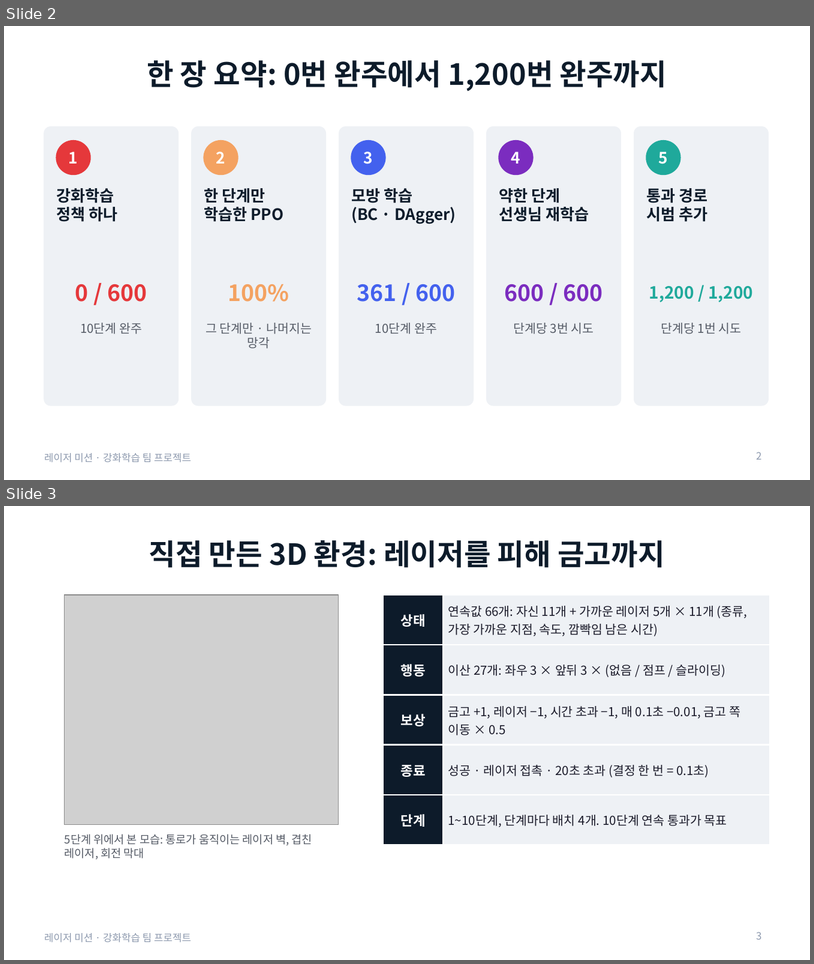
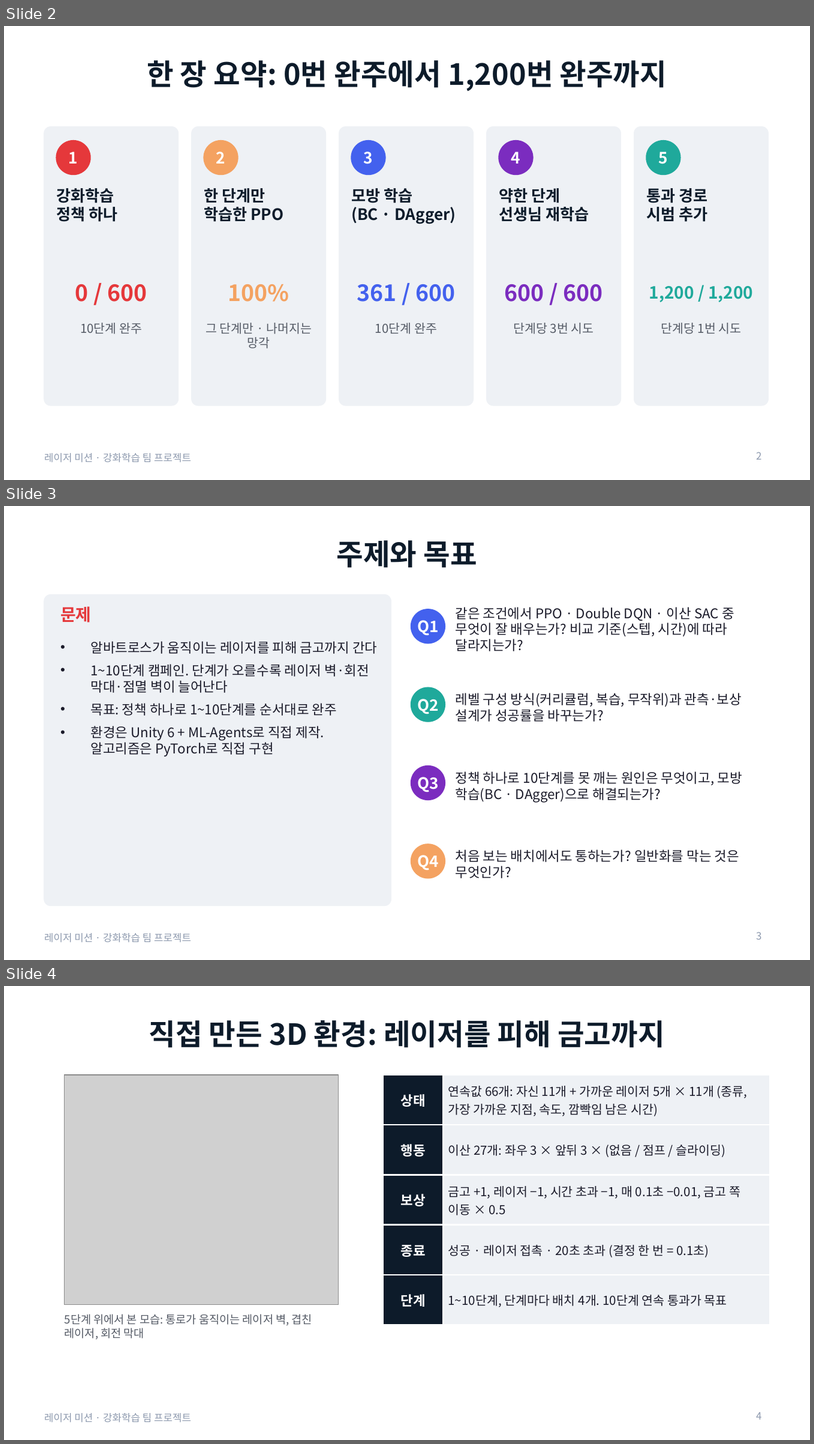
Before and after one commit to changxeokSong/reinforcement_learning, a slide deck: docs/LaserMission_presentation.pptx. Shown one above the other, each under a label of ours: slides 2 and 3 before the commit, slides 2, 3 and 4 after it. The pictures are 814x964 and 814x1444 pixels, drawn with LibreOffice and Linux fonts; fonts in the diff are those of the drawing; grey boxes stand for pictures. Boxes give left, top, right and bottom in pixels: in the first picture for what was removed or moved away, otherwise in the second. Text is boxed around its words. In the diff, an @@ line names an element or a change of style, - is before the commit and + after.

Commit message:
레이저 발표 자료 보강: 목표, 단계 구성, State·Action·Reward, 알고리즘·하이퍼파라미터, 구현 검증, 평가 지표, 실험 목록, 최종 빌드 재비교, 6단계 설계 수정과 충돌 예측, 기여, 참고 자료 (32장)

```diff
--- a/docs/LaserMission_presentation.pptx
+++ b/docs/LaserMission_presentation.pptx
@@ slide 3 added at <box>4,506,810,960</box>, background #FFFFFF; not listed: 1 template element that a slide beside it also shows @@
@@ title added at <box>337,540,477,568</box>, 26 pt, text #0D1B2A, bold @@
+주제와 목표
@@ rounded rectangle added at <box>44,595,391,905</box>, fill #EEF1F5, outline #EEF1F5 1 pt @@
@@ text added at <box>60,606,91,622</box>, 15 pt, text #E5383B, bold @@
+문제
@@ ellipse added at <box>411,609,445,643</box>, fill #4361EE, outline #4361EE 1 pt @@
@@ text added at <box>456,607,735,651</box>, 12 pt, text #1B1B2A @@
+같은 조건에서 PPO · Double DQN · 이산 SAC 중 무엇이 잘 배우는가? 비교 기준(스텝, 시간)에 따라 달라지는가?
@@ text added at <box>417,620,439,636</box>, 14 pt, text #FFFFFF, bold @@
+Q1
@@ text added at <box>91,641,377,756</box>, 12 pt, text #1B1B2A @@
+• 알바트로스가 움직이는 레이저를 피해 금고까지 간다
+• 1~10단계 캠페인. 단계가 오를수록 레이저 벽·회전 막대·점멸 벽이 늘어난다
+• 목표: 정책 하나로 1~10단계를 순서대로 완주
+• 환경은 Unity 6 + ML-Agents로 직접 제작. 알고리즘은 PyTorch로 직접 구현
@@ ellipse added at <box>411,687,445,721</box>, fill #1FA99B, outline #1FA99B 1 pt @@
@@ text added at <box>417,699,439,714</box>, 14 pt, text #FFFFFF, bold @@
+Q2
@@ text added at <box>456,693,742,721</box>, 12 pt, text #1B1B2A @@
+레벨 구성 방식(커리큘럼, 복습, 무작위)과 관측·보상 설계가 성공률을 바꾸는가?
@@ ellipse added at <box>411,766,445,799</box>, fill #7B2CBF, outline #7B2CBF 1 pt @@
@@ text added at <box>456,771,743,802</box>, 12 pt, text #1B1B2A @@
+정책 하나로 10단계를 못 깨는 원인은 무엇이고, 모방 학습(BC · DAgger)으로 해결되는가?
@@ text added at <box>417,777,439,792</box>, 14 pt, text #FFFFFF, bold @@
+Q3
@@ ellipse added at <box>411,844,445,878</box>, fill #F4A261, outline #F4A261 1 pt @@
@@ text added at <box>417,855,439,870</box>, 14 pt, text #FFFFFF, bold @@
+Q4
@@ text added at <box>456,849,740,878</box>, 12 pt, text #1B1B2A @@
+처음 보는 배치에서도 통하는가? 일반화를 막는 것은 무엇인가?
@@ page number added at <box>756,931,762,939</box>, 9 pt, text #8D99AE @@
+3
@@ what was slide 3 is now slide 4 @@
@@ page number at <box>756,1412,762,1419</box>: text changed @@
-3
+4
```
Also in this commit, not shown: 7 slides changed, 14 other slides added, 3 other files.
